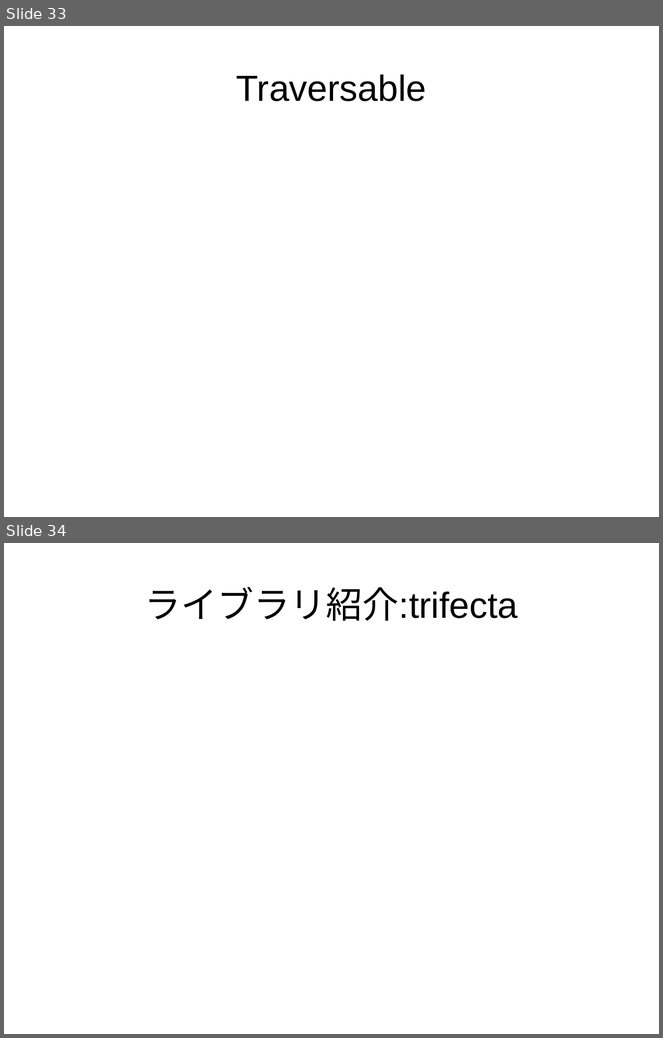
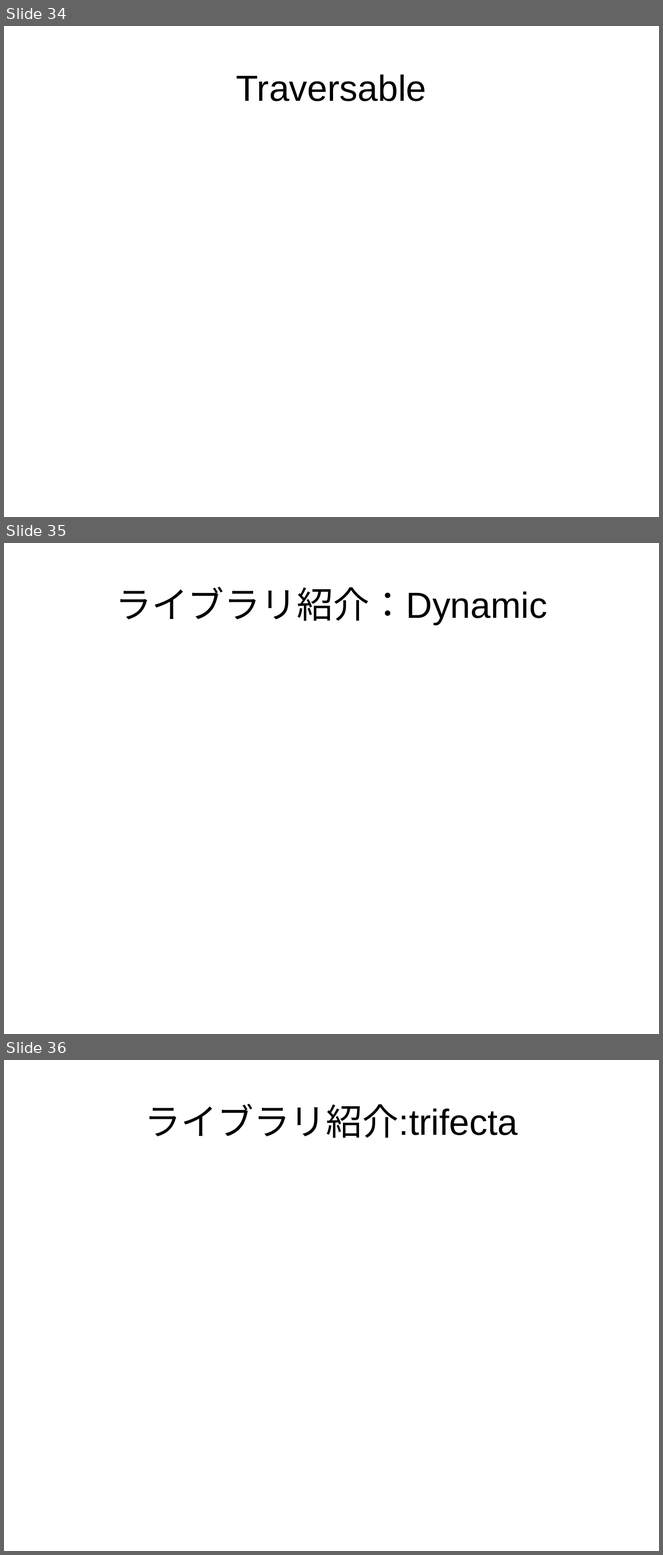
Before and after one commit to nushio3/practice, a slide deck: haskell-teaching/Tsukuba-2016.odp. Shown one above the other, each under a label of ours: slides 33 and 34 before the commit, slides 34, 35 and 36 after it. The pictures are 663x1038 and 663x1555 pixels, drawn with LibreOffice and Linux fonts; fonts in the diff are those of the drawing. Boxes give left, top, right and bottom in pixels: in the first picture for what was removed or moved away, otherwise in the second. Text is boxed around its words. In the diff, an @@ line names an element or a change of style, - is before the commit and + after.

```diff
--- a/haskell-teaching/Tsukuba-2016.odp
+++ b/haskell-teaching/Tsukuba-2016.odp
@@ slide 35 added at (4,543,659,1034), background #FFFFFF @@
@@ title added at (115,587,547,626), 44 pt, text #000000 @@
+ライブラリ紹介：Dynamic
@@ what was slide 33 is now slide 34 @@
@@ what was slide 34 is now slide 36 @@
```
Also in this commit, not shown: 4 slides changed, 1 other slide added, 2 other files.
